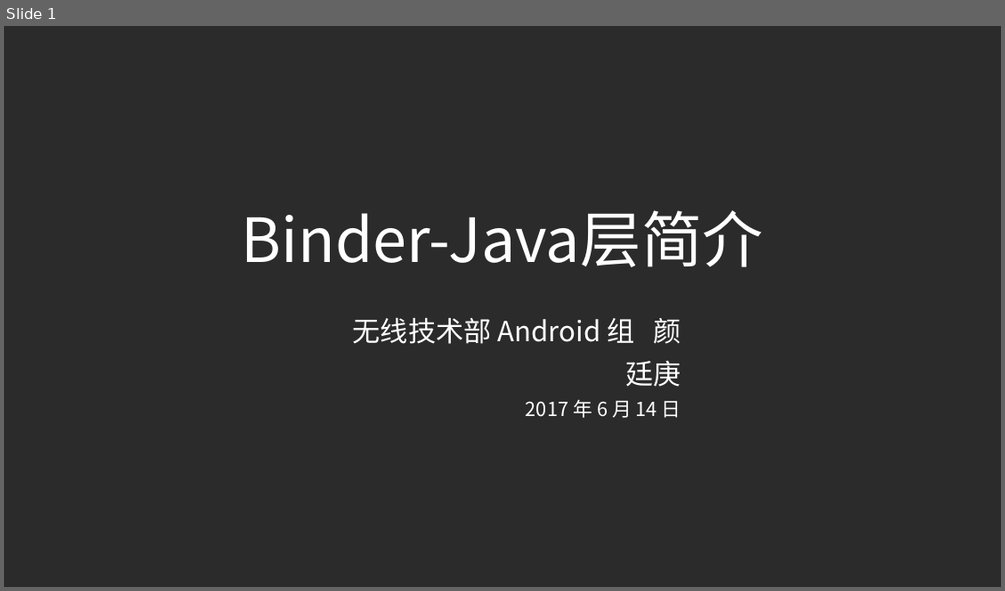
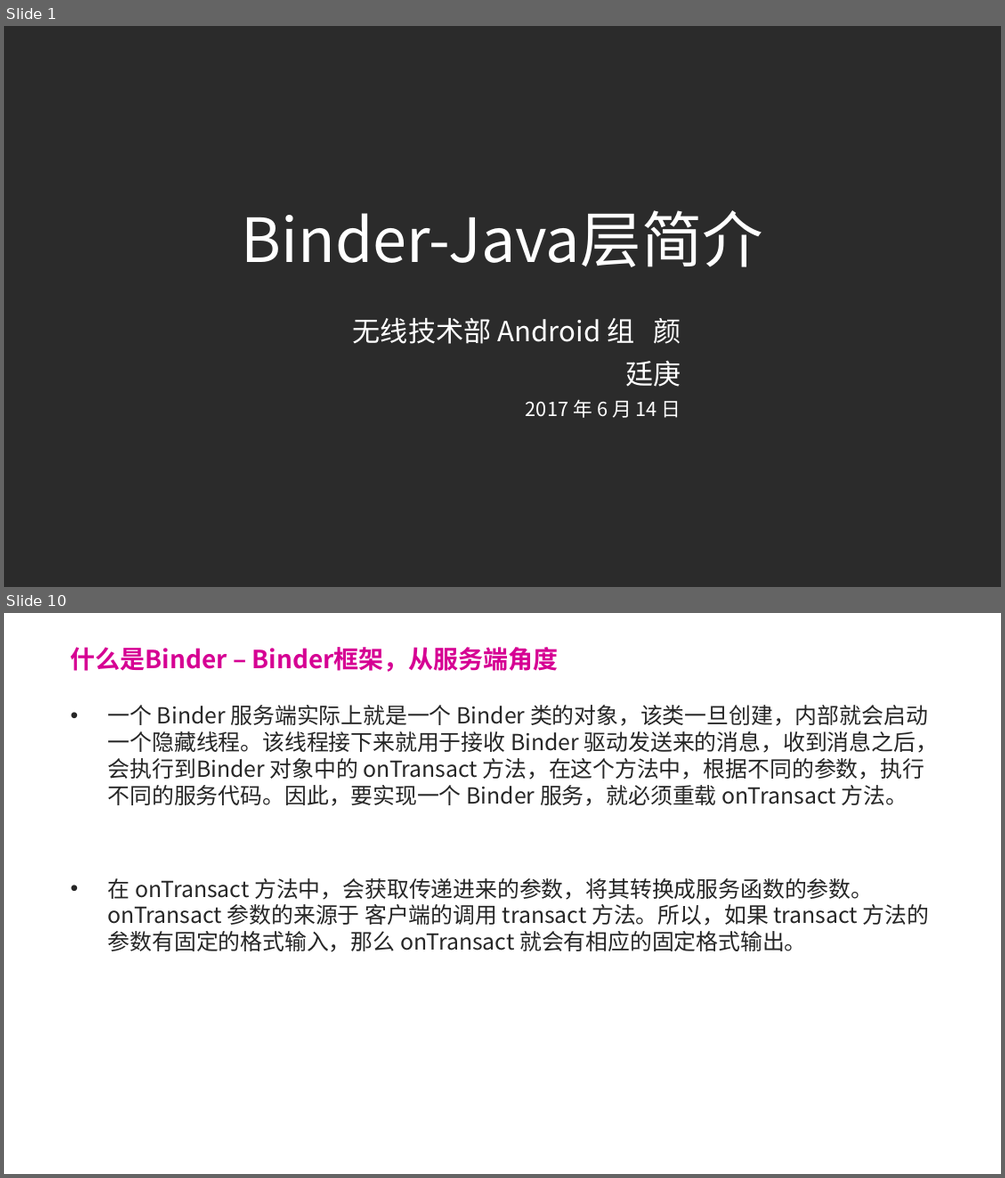
Before and after one commit to forsail/Study, a slide deck: notes/binder/binder简介.pptx. Shown one above the other, each under a label of ours: slide 1 before the commit, slides 1 and 10 after it; the slides between them are not shown. The pictures are 1005x591 and 1005x1178 pixels, drawn with LibreOffice and Linux fonts; fonts in the diff are those of the drawing; background and template pictures are left out; a plain dark background stands for a picture behind light text. Boxes give left, top, right and bottom in pixels: in the first picture for what was removed or moved away, otherwise in the second. Text is boxed around its words. In the diff, an @@ line names an element or a change of style, - is before the commit and + after.

Commit message:
[binder] 完成why和what部分

```diff
--- a/notes/binder/binder简介.pptx
+++ b/notes/binder/binder简介.pptx
@@ slide 10 added at (x1=4, y1=613, x2=1001, y2=1174), background picture (left out) @@
@@ title added at (x1=71, y1=647, x2=558, y2=672), 18 pt, text #D60093, bold @@
+什么是Binder – Binder框架，从服务端角度
@@ text added at (x1=108, y1=705, x2=938, y2=952), 16 pt, text #262626 @@
+• 一个 Binder 服务端实际上就是一个 Binder 类的对象，该类一旦创建，内部就会启动一个隐藏线程。该线程接下来就用于接收 Binder 驱动发送来的消息，收到消息之后，会执行到Binder 对象中的 onTransact 方法，在这个方法中，根据不同的参数，执行不同的服务代码。因此，要实现一个 Binder 服务，就必须重载 onTransact 方法。
+• 在 onTransact 方法中，会获取传递进来的参数，将其转换成服务函数的参数。onTransact 参数的来源于 客户端的调用 transact 方法。所以，如果 transact 方法的参数有固定的格式输入，那么 onTransact 就会有相应的固定格式输出。
```
Also in this commit, not shown: 5 slides changed, 8 other slides added.
